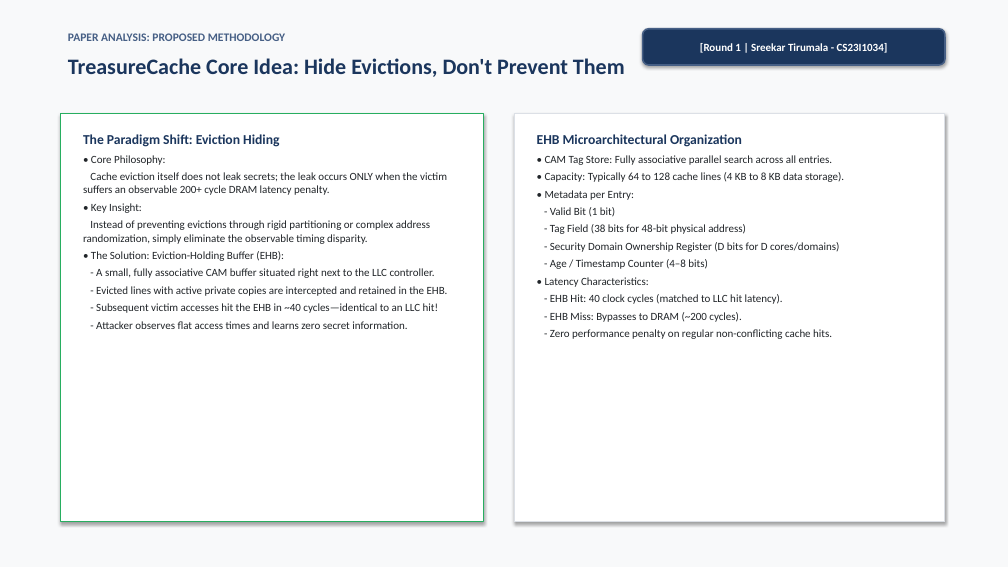
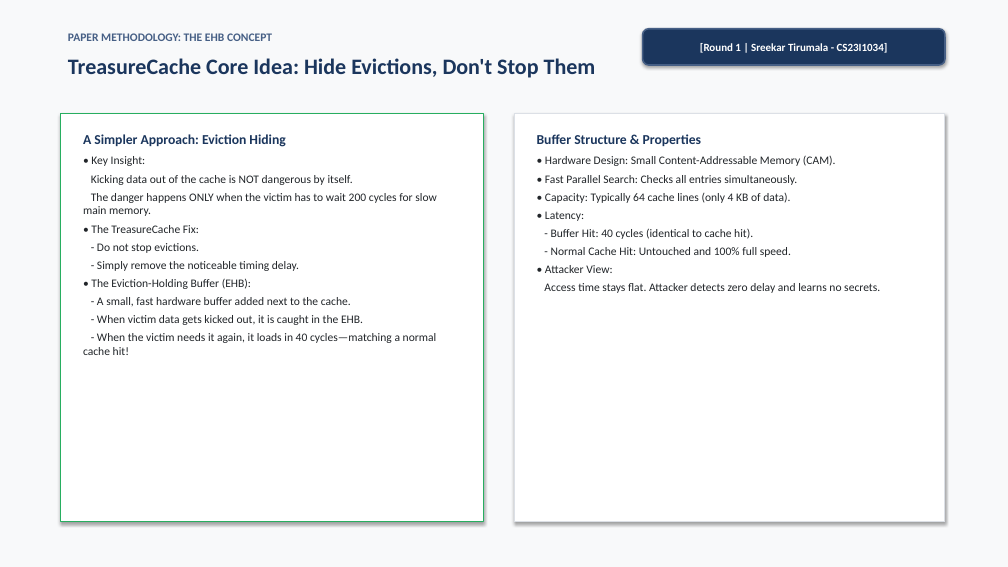
Before and after one commit to Sripadh16/IS-project, a slide deck: slide 5 of TreasureCache_Presentation.pptx. Drawn at 1008x567 pixels with LibreOffice and Linux fonts; fonts in the diff are those of the drawing. Boxes give left, top, right and bottom in pixels: in the first picture for what was removed or moved away, otherwise in the second. Text is boxed around its words. In the diff, an @@ line names an element or a change of style, - is before the commit and + after.

Commit message:
Streamline presentation script and slides into concise plain-English format without losing context

```diff
--- a/TreasureCache_Presentation.pptx
+++ b/TreasureCache_Presentation.pptx
@@ text at (68,58,596,78): text changed @@
-TreasureCache Core Idea: Hide Evictions, Don't Prevent Them
+TreasureCache Core Idea: Hide Evictions, Don't Stop Them
@@ text at (68,33,272,41): text changed @@
-PAPER ANALYSIS: PROPOSED METHODOLOGY
+PAPER METHODOLOGY: THE EHB CONCEPT
@@ text at (83,134,285,147): text changed; size 10.5 to 13 pt; text colour #212529 to #1B365D; bold on @@
-The Paradigm Shift: Eviction Hiding
-• Core Philosophy:
-Cache eviction itself does not leak secrets; the leak occurs ONLY when the victim suffers an observable 200+ cycle DRAM latency penalty.
+A Simpler Approach: Eviction Hiding
@@ text at (537,134,880,293): text changed; size 10.5 to 11 pt @@
-EHB Microarchitectural Organization
-• CAM Tag Store: Fully associative parallel search across all entries.
-• Capacity: Typically 64 to 128 cache lines (4 KB to 8 KB data storage).
-• Metadata per Entry:
-- Valid Bit (1 bit)
-- Tag Field (38 bits for 48-bit physical address)
-- Security Domain Ownership Register (D bits for D cores/domains)
-- Age / Timestamp Counter (4–8 bits)
-• Latency Characteristics:
-- EHB Hit: 40 clock cycles (matched to LLC hit latency).
-- EHB Miss: Bypasses to DRAM (~200 cycles).
-- Zero performance penalty on regular non-conflicting cache hits.
+Buffer Structure & Properties
+• Hardware Design: Small Content-Addressable Memory (CAM).
+• Fast Parallel Search: Checks all entries simultaneously.
+• Capacity: Typically 64 cache lines (only 4 KB of data).
+• Latency:
+- Buffer Hit: 40 cycles (identical to cache hit).
+- Normal Cache Hit: Untouched and 100% full speed.
+• Attacker View:
+Access time stays flat. Attacker detects zero delay and learns no secrets.
@@ text at (83,175,437,355): text changed; size 10.5 to 11 pt @@
-Instead of preventing evictions through rigid partitioning or complex address randomization, simply eliminate the observable timing disparity.
-• The Solution: Eviction-Holding Buffer (EHB):
-- A small, fully associative CAM buffer situated right next to the LLC controller.
-- Evicted lines with active private copies are intercepted and retained in the EHB.
-- Subsequent victim accesses hit the EHB in ~40 cycles—identical to an LLC hit!
-- Attacker observes flat access times and learns zero secret information.
+Kicking data out of the cache is NOT dangerous by itself.
+The danger happens ONLY when the victim has to wait 200 cycles for slow main memory.
+• The TreasureCache Fix:
+- Do not stop evictions.
+- Simply remove the noticeable timing delay.
+• The Eviction-Holding Buffer (EHB):
+- A small, fast hardware buffer added next to the cache.
+- When victim data gets kicked out, it is caught in the EHB.
+- When the victim needs it again, it loads in 40 cycles—matching a normal cache hit!
@@ text at (91,156,146,166): size 10.5 to 11 pt in "• Key Insight:" @@
```
Also in this commit, not shown: 19 other slides changed, 5 other files.
